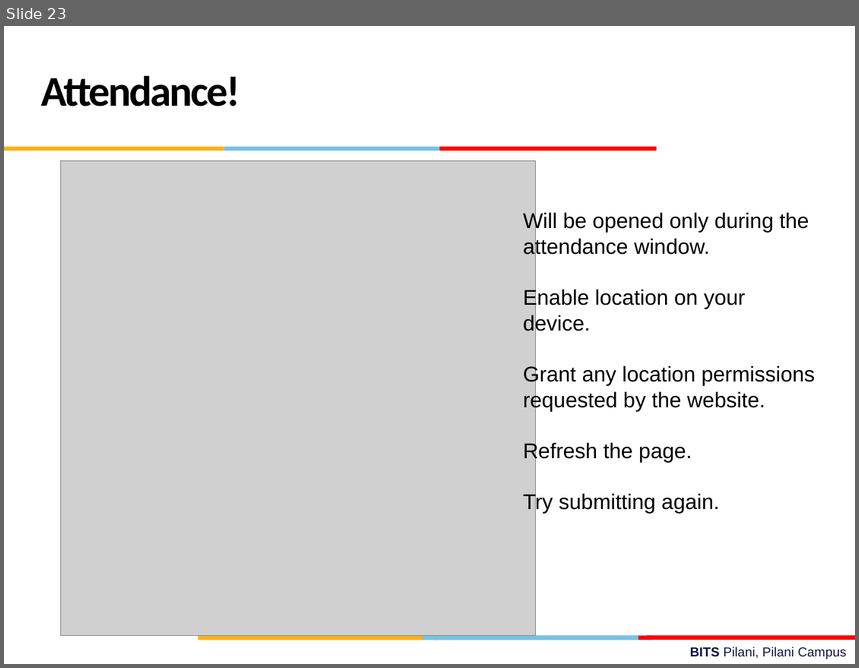
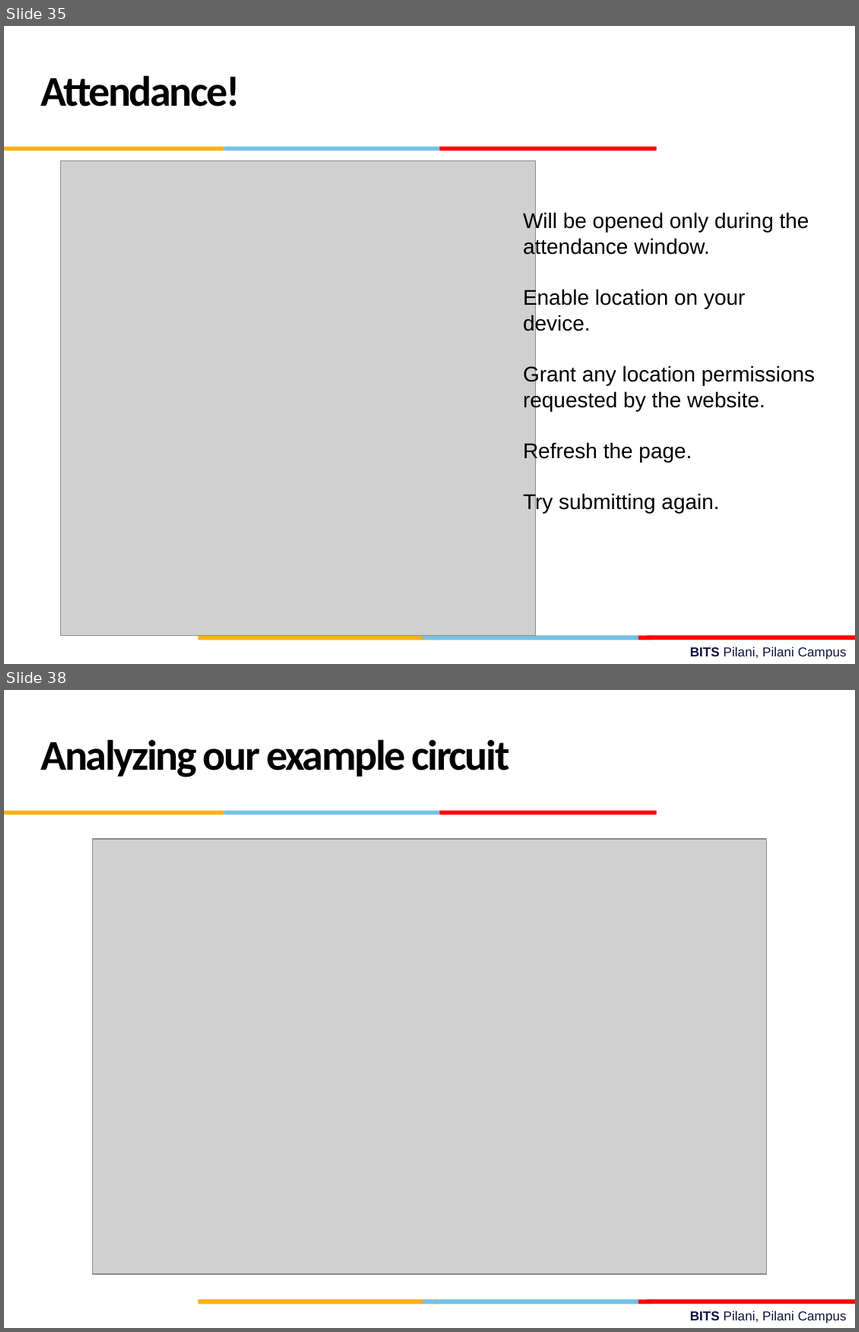
Before and after one commit to csndl-iitd/f2152025, a slide deck: Lec-14-15.pptx. Shown one above the other, each under a label of ours: slide 23 before the commit, slides 35 and 38 after it; the slides between them are not shown. The pictures are 859x668 and 859x1332 pixels, drawn with LibreOffice and Linux fonts; fonts in the diff are those of the drawing; grey boxes stand for pictures; background and template pictures are left out. Boxes give left, top, right and bottom in pixels: in the first picture for what was removed or moved away, otherwise in the second. Text is boxed around its words. In the diff, an @@ line names an element or a change of style, - is before the commit and + after.

Commit message:
analysis of sequential circuits

```diff
--- a/Lec-14-15.pptx
+++ b/Lec-14-15.pptx
@@ slide 38 added at <box>4,690,855,1328</box>, background #FFFFFF; not listed: 10 template elements that a slide beside it also shows @@
@@ text added at <box>41,739,510,777</box>, 36 pt, text #000000, bold @@
+Analyzing our example circuit
@@ picture added at <box>92,839,767,1274</box> @@
@@ what was slide 23 is now slide 35 @@
```
Also in this commit, not shown: 11 other slides added.
